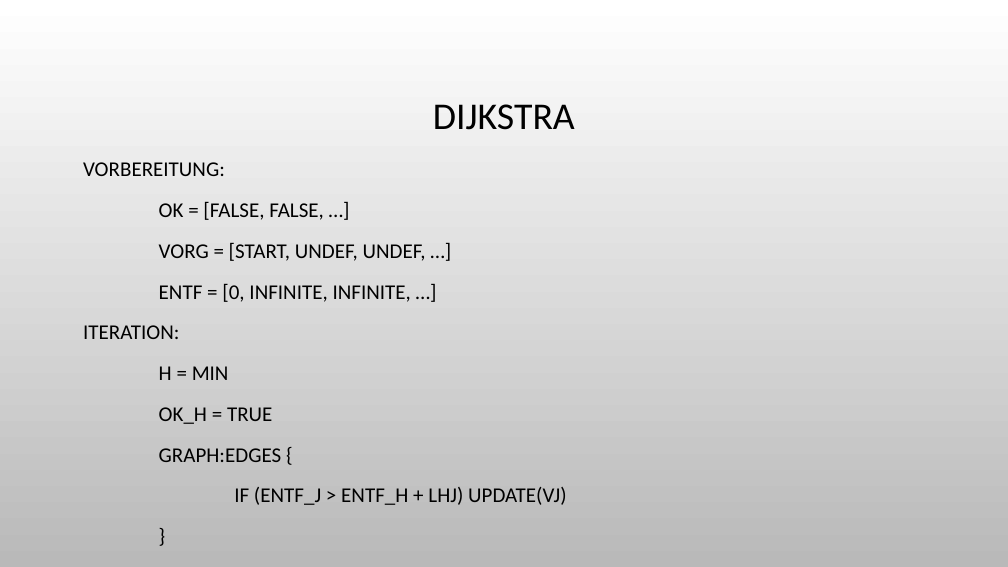
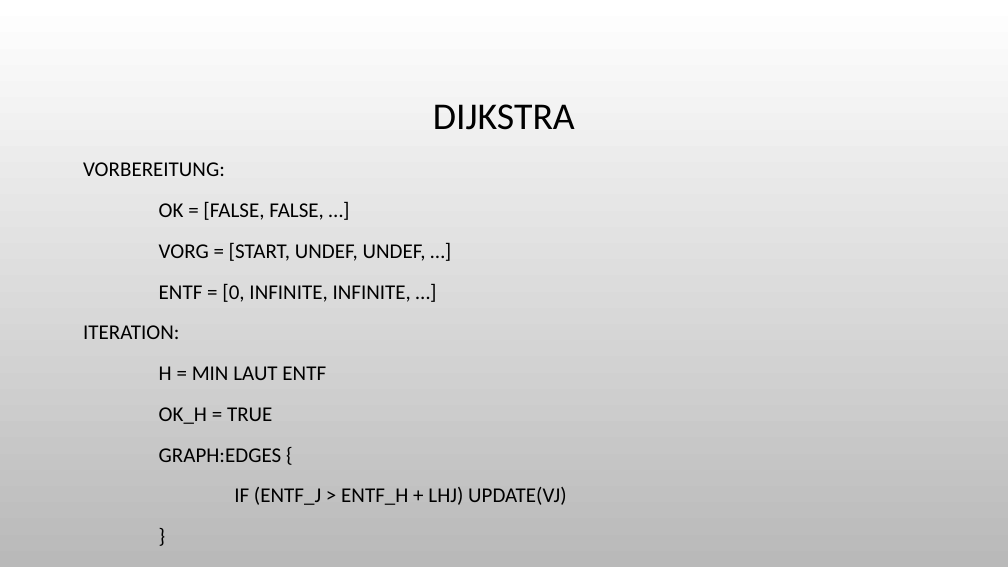
Before and after one commit to Shryne/GKA_Pruefung, a slide deck: slide 3 of GKA Aufgabe 2.pptx. Drawn at 1008x567 pixels with LibreOffice and Linux fonts; fonts in the diff are those of the drawing. Boxes give left, top, right and bottom in pixels: in the first picture for what was removed or moved away, otherwise in the second. Text is boxed around its words. In the diff, an @@ line names an element or a change of style, - is before the commit and + after.

```diff
--- a/GKA Aufgabe 2.pptx
+++ b/GKA Aufgabe 2.pptx
@@ text at box(159, 366, 326, 380): text changed @@
-H = MIN
+H = MIN LAUT ENTF
```
Also in this commit, not shown: 2 other slides changed, 2 slides added, 4 other files.
